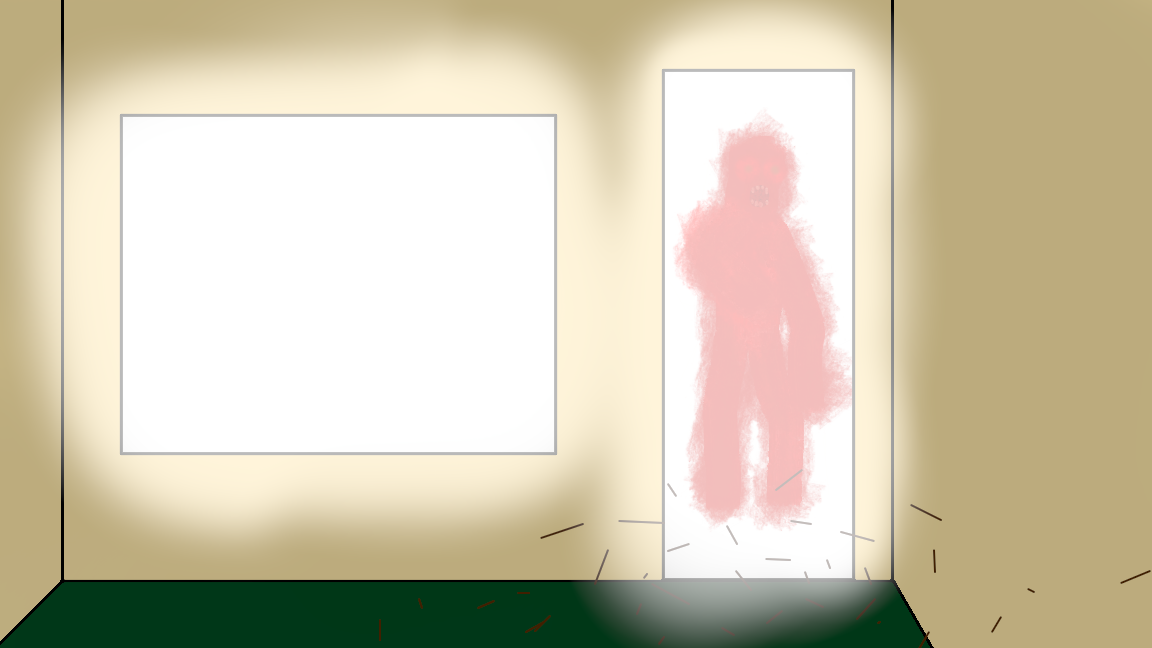
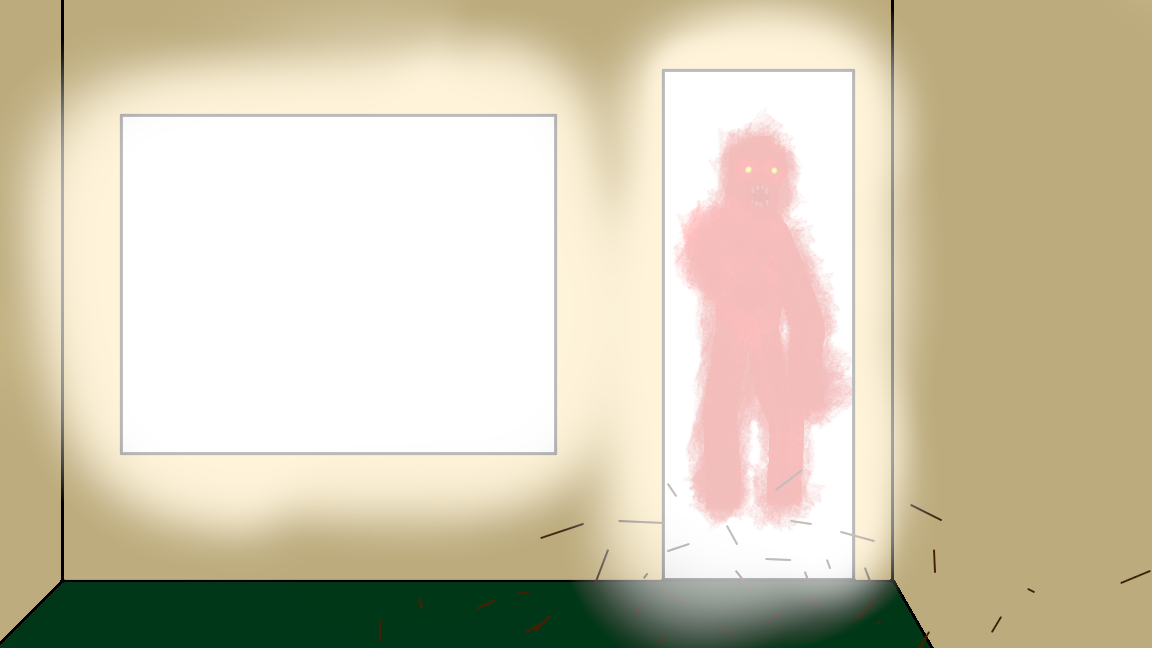
Before/after of a (1152, 648) layered artwork. What changed in the layer stack:
painted on "Paint Layer 6" over 744, 166, 778, 174
painted on "Paint Layer 2" over 744, 166, 778, 174
added layer "Paint Layer 9" (1st of 2) above "Paint Layer 9" over 744, 166, 778, 174
hid "Paint Layer 9" (2nd of 2), painted on it over 744, 166, 778, 174
